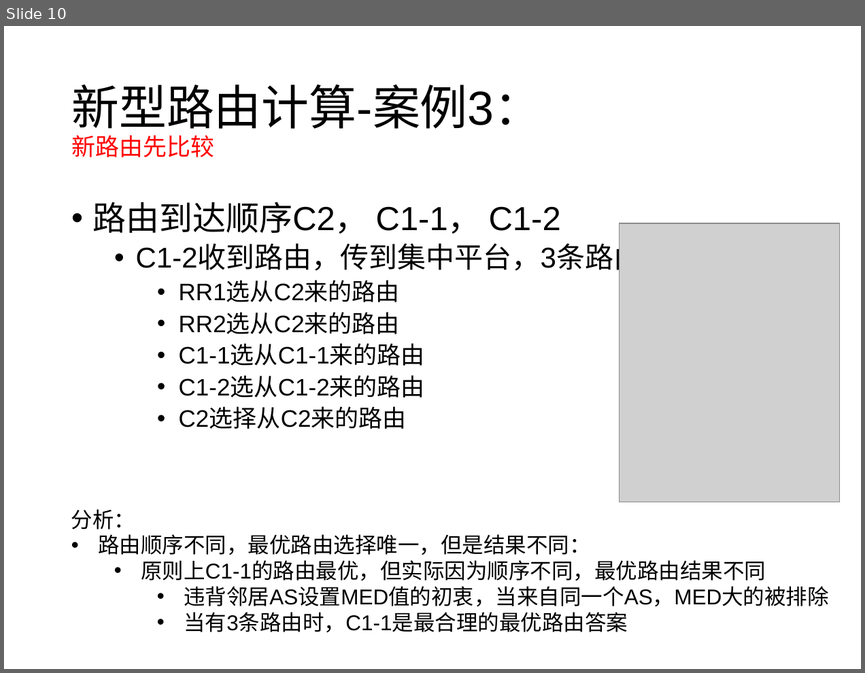
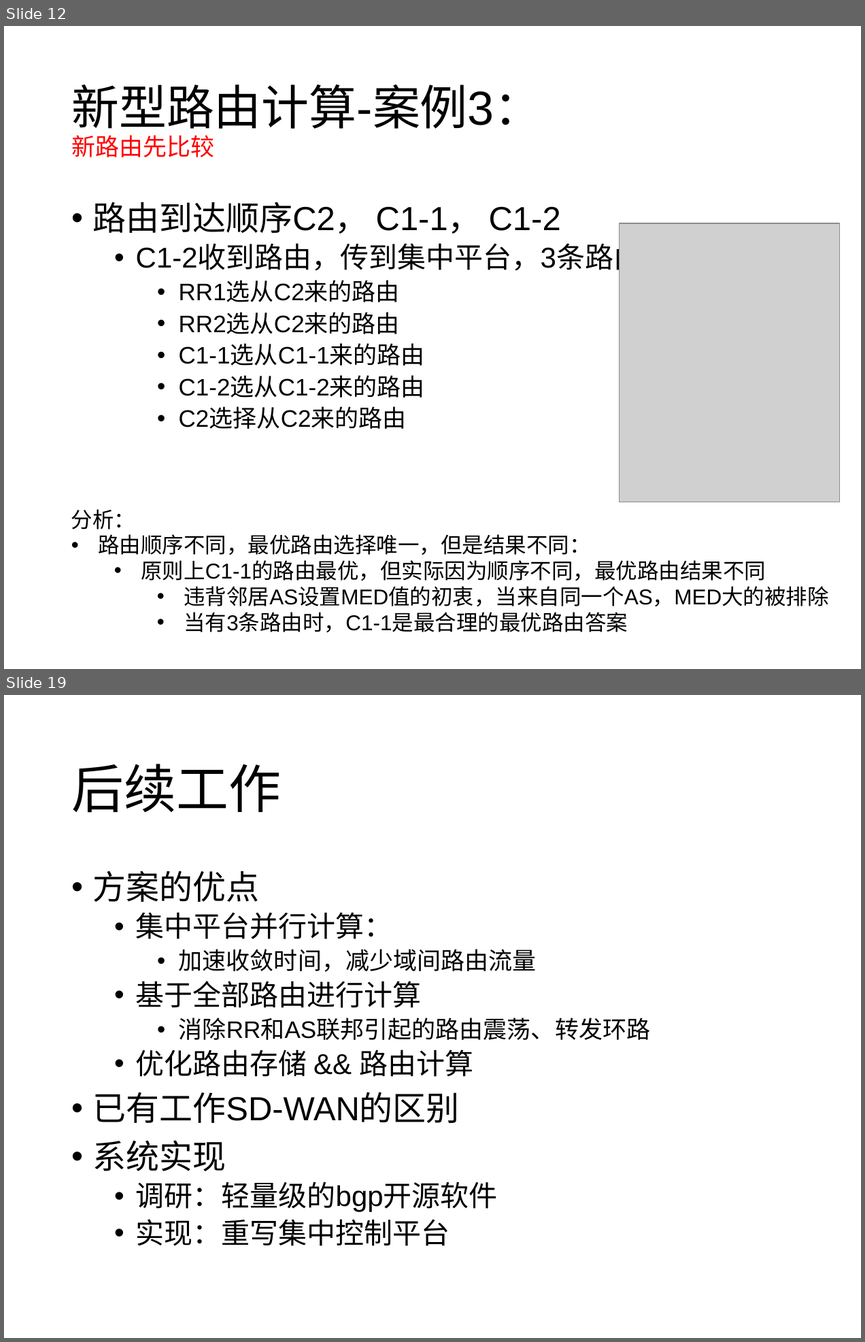
Before and after one commit to wangqing93/ibgp_exp, a slide deck: doc/毕设阶段讨论4.pptx. Shown one above the other, each under a label of ours: slide 10 before the commit, slides 12 and 19 after it; the slides between them are not shown. The pictures are 865x673 and 865x1342 pixels, drawn with LibreOffice and Linux fonts; fonts in the diff are those of the drawing; grey boxes stand for pictures. Boxes give left, top, right and bottom in pixels: in the first picture for what was removed or moved away, otherwise in the second. Text is boxed around its words. In the diff, an @@ line names an element or a change of style, - is before the commit and + after.

```diff
--- a/doc/毕设阶段讨论4.pptx
+++ b/doc/毕设阶段讨论4.pptx
@@ slide 19 added at [4, 695, 861, 1338], background #FFFFFF @@
@@ title added at [71, 764, 281, 813], 44 pt, text #000000 @@
+后续工作
@@ text added at [93, 870, 651, 1246], 24 pt, text #000000 @@
+• 方案的优点
+  • 集中平台并行计算：
+    • 加速收敛时间，减少域间路由流量
+  • 基于全部路由进行计算
+    • 消除RR和AS联邦引起的路由震荡、转发环路
+  • 优化路由存储 && 路由计算
+• 已有工作SD-WAN的区别
+• 系统实现
+  • 调研：轻量级的bgp开源软件
+  • 实现：重写集中控制平台
@@ what was slide 10 is now slide 12 @@
```
Also in this commit, not shown: 9 slides changed, 3 other slides added, 1 other file.
